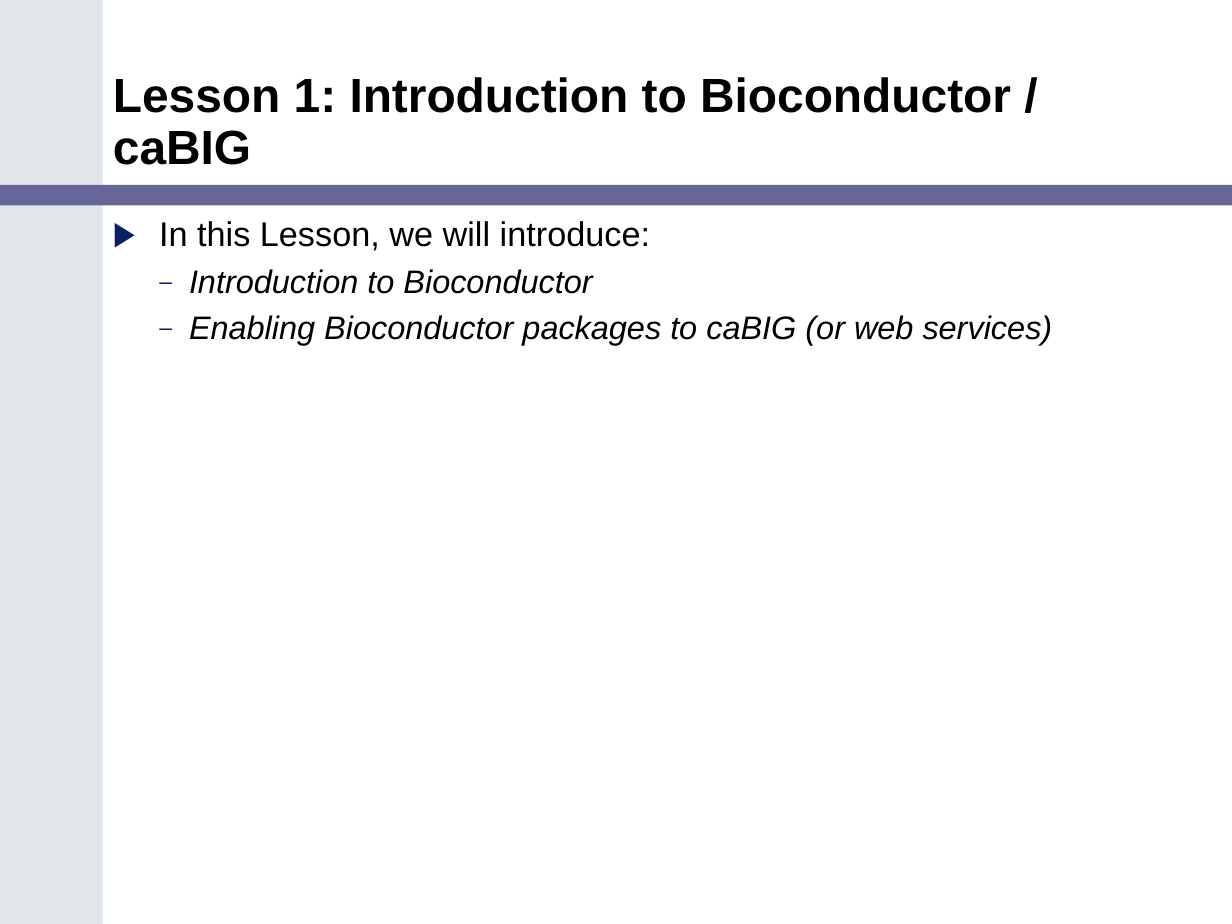
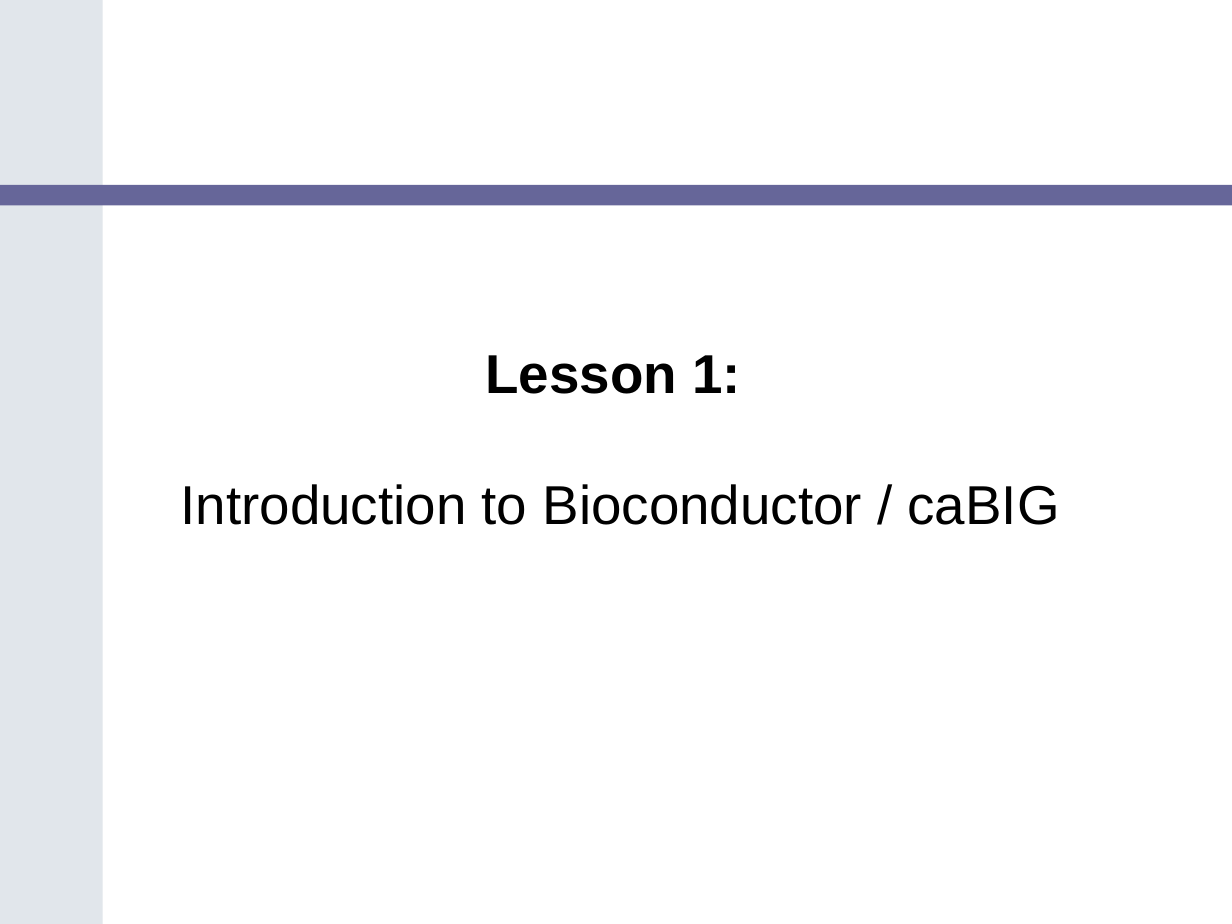
Before and after one commit to NCIP/bioconductor_v1, a slide deck: slide 5 of trunk/bioconductor/Adopter_Northwestern/Task 2.11.2_Final Training Modules/caBIG_Bioconductor_Training_Module.ppt. Drawn at 1232x924 pixels with LibreOffice and Linux fonts; fonts in the diff are those of the drawing. Boxes give left, top, right and bottom in pixels: in the first picture for what was removed or moved away, otherwise in the second. Text is boxed around its words. In the diff, an @@ line names an element or a change of style, - is before the commit and + after.

```diff
--- a/trunk/bioconductor/Adopter_Northwestern/Task 2.11.2_Final Training Modules/caBIG_Bioconductor_Training_Module.ppt
+++ b/trunk/bioconductor/Adopter_Northwestern/Task 2.11.2_Final Training Modules/caBIG_Bioconductor_Training_Module.ppt
@@ text removed at (159,221,1053,345) @@
-▶ In this Lesson, we will introduce:
-  – Introduction to Bioconductor
-  – Enabling Bioconductor packages to caBIG (or web services)
@@ text "Lesson 1:" at (181,355,1060,525): vertical alignment bottom to top @@
@@ text at (181,355,1060,525): text changed; size 28 to 32 pt; bold off @@
-Lesson 1: Introduction to Bioconductor / caBIG
+Lesson 1:
+Introduction to Bioconductor / caBIG
```
Also in this commit, not shown: 13 other slides changed, 13 slides added, 2 slides removed, 1 other file.
